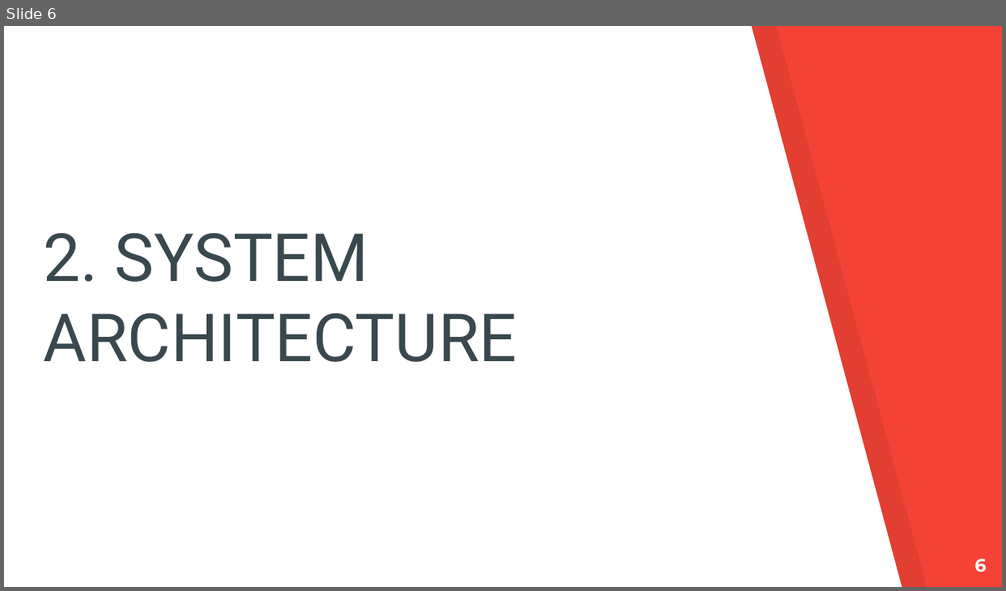
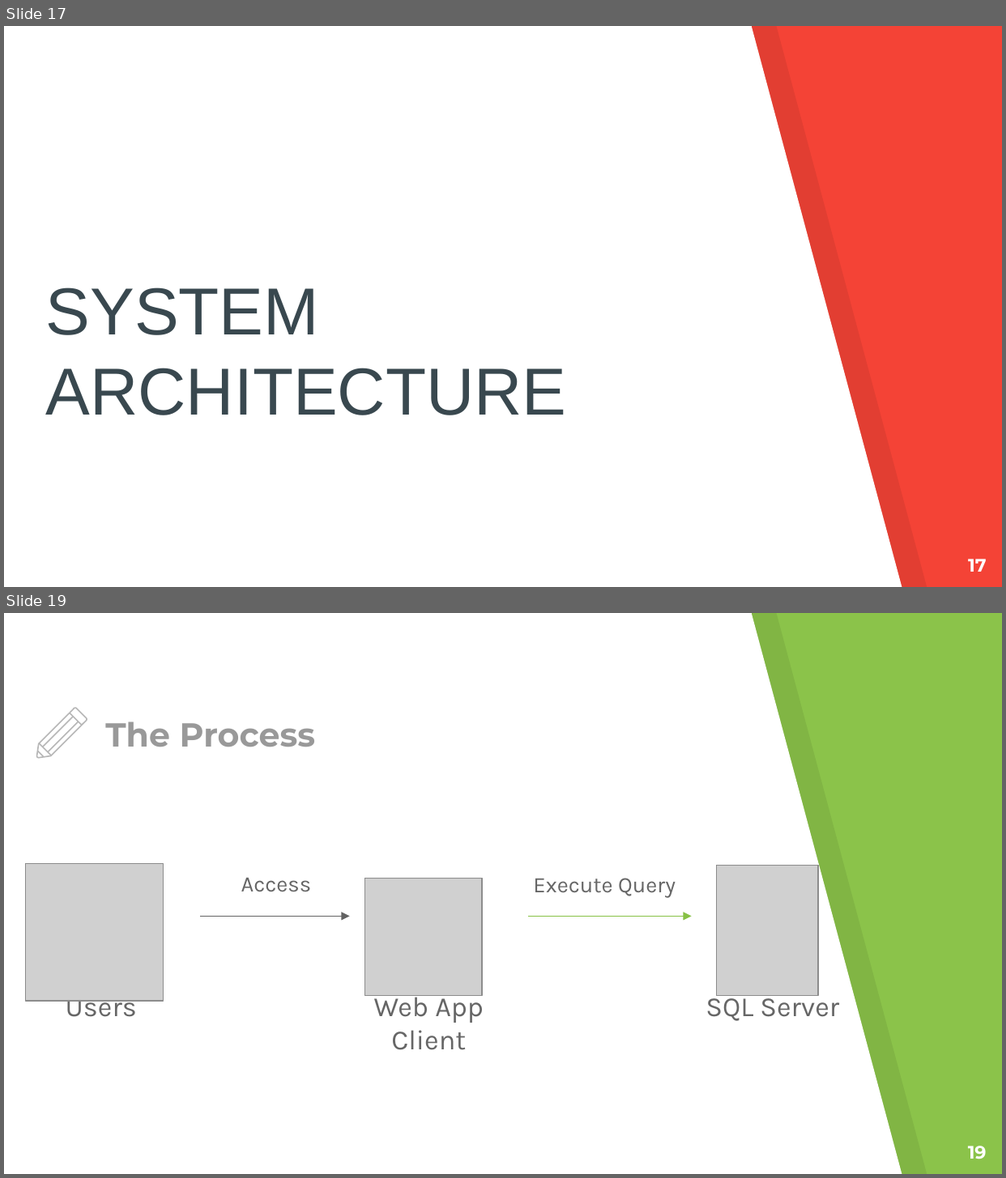
Before and after one commit to huukhang20/SWP391, a slide deck: Documents/pp_miniCap.pptx. Shown one above the other, each under a label of ours: slide 6 before the commit, slides 17 and 19 after it; the slides between them are not shown. The pictures are 1006x591 and 1006x1178 pixels, drawn with LibreOffice and Linux fonts; fonts in the diff are those of the drawing; grey boxes stand for pictures. Boxes give left, top, right and bottom in pixels: in the first picture for what was removed or moved away, otherwise in the second. Text is boxed around its words. In the diff, an @@ line names an element or a change of style, - is before the commit and + after.

```diff
--- a/Documents/pp_miniCap.pptx
+++ b/Documents/pp_miniCap.pptx
@@ slide 19 added at [4, 613, 1002, 1174], background #8BC34A; not listed: 2 template elements that a slide beside it also shows @@
@@ title added at [105, 722, 315, 747], 24 pt, text #999999, bold @@
+The Process
@@ group added at [37, 708, 87, 759]: 6 freeform shapes @@
@@ picture added at [26, 863, 164, 1001] @@
@@ text added at [241, 878, 312, 892], 16 pt, text #666666 @@
+Access
@@ picture added at [364, 879, 482, 996] @@
@@ text added at [533, 878, 675, 898], 16 pt, text #666666 @@
+Execute Query
@@ picture added at [717, 866, 818, 996] @@
@@ arrow added from (201, 917) to (349, 917), #646464 0.75 pt @@
@@ arrow added from (528, 917) to (692, 917), #88C245 0.75 pt @@
@@ text added at [66, 1000, 137, 1016], 20 pt, text #666666 @@
+Users
@@ text added at [374, 991, 484, 1050], 20 pt, text #666666 @@
+Web App Client
@@ text added at [705, 991, 839, 1021], 20 pt, text #666666 @@
+SQL Server
@@ page number added at [968, 1146, 987, 1160], 13 pt, text #FFFFFF, bold @@
+19
@@ what was slide 6 is now slide 17 @@
@@ slide 17 changed as well @@
@@ title at [46, 288, 567, 416]: text changed; font Roboto to Arial @@
-2. SYSTEM ARCHITECTURE
+SYSTEM ARCHITECTURE
@@ page number at [968, 559, 986, 572]: text changed @@
-6
+17
```
Also in this commit, not shown: 6 other slides changed, 27 other slides added, 3 slides removed, 1 other file.
